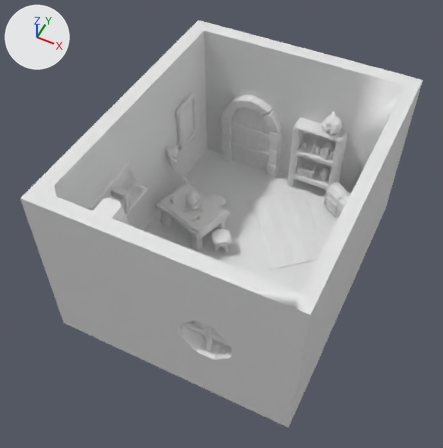
An edit to the FBX model Assets/_MyGame/Objects/SecondScene/witchhood.fbx, drawn before and after from the same camera.
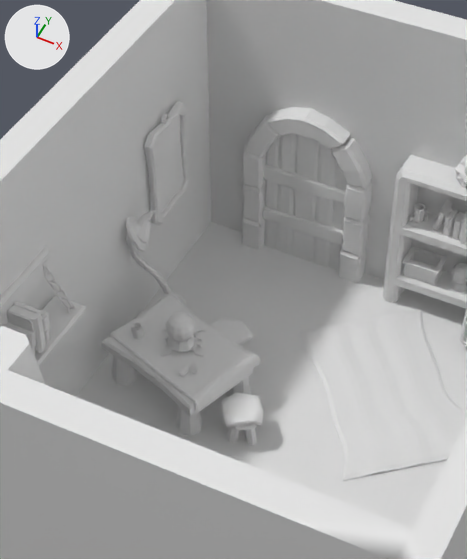
Old and new are each drawn whole from a camera (50 mm lens) standing at (1.68, -4.42, 6.3) and looking at (-0.52, -0.01, 0.79) and again close up on the part from 24% to 74% of the width and 10% to 68% of the height. The axes (+X, +Y, +Z) are drawn at upper left. The lights are the same throughout. Where no turn or scale is listed for an object, it has been applied to the vertices.
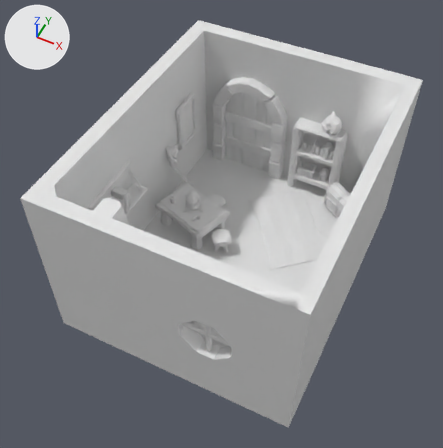
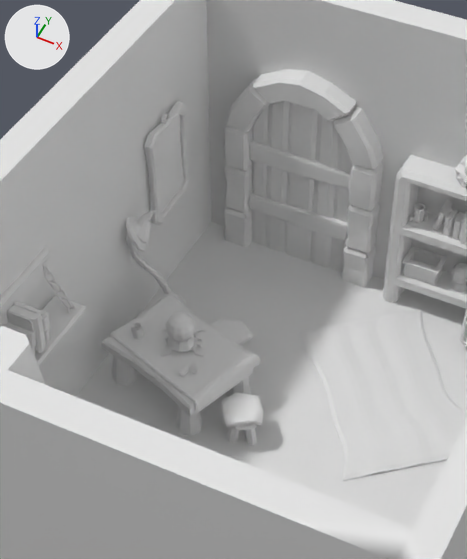
Where the newer file only moved an object's origin or applied its transform, the numbers keep the older frame.

Where the change shows, as pixel boxes [x1, y1, x2, y2] in the close-ups (467 x 559 px):
'Cube.048', moved, rescaled (22% wider, 23% taller): before [267, 107, 351, 150]; after [253, 69, 356, 122]
'Cube.003', moved, rescaled (21% wider, 24% taller): before [292, 134, 319, 262]; after [285, 102, 318, 261]
'Cube.007', moved, rescaled (19% wider, 24% taller): before [276, 133, 296, 255]; after [266, 101, 290, 252]
'Cube.004', moved, rescaled (20% wider, 24% taller): before [312, 143, 336, 267]; after [310, 113, 339, 267]
'Cube.046', moved, rescaled (24% wider, 23% taller): before [332, 137, 372, 188]; after [333, 107, 383, 170]
'Cube.037', moved, rescaled: before [264, 137, 279, 249]; after [252, 106, 268, 246]
'Cube.044', moved, rescaled (23% wider, 20% taller): before [263, 206, 343, 246]; after [249, 193, 348, 241]
'Cube.047', moved, rescaled (19% wider, 25% taller): before [244, 114, 280, 157]; after [226, 78, 269, 132]
'Cube.018', moved, rescaled (21% wider, 25% taller): before [344, 182, 372, 221]; after [349, 162, 383, 211]
'Cube.016', moved, rescaled (20% wider, 24% taller): before [242, 182, 266, 223]; after [224, 163, 253, 214]
'Cube.045', moved, rescaled (23% wider, 21% taller): before [242, 151, 267, 189]; after [223, 125, 254, 171]
'Cube.017', moved, rescaled (20% wider, 24% taller): before [341, 215, 370, 256]; after [345, 203, 380, 254]
'Cube.015', moved, rescaled (21% wider, 24% taller): before [242, 218, 265, 250]; after [224, 207, 252, 247]
'Cube.014', moved, rescaled (21% wider, 20% taller): before [338, 249, 366, 283]; after [341, 246, 375, 287]

The change in detail:
Object 'Cube.014' (ob_cube_014) moves from (-0.6, 1.83, 0.142) to (-0.556, 1.831, 0.167).
Object 'Cube.014' (ob_cube_014) is rescaled from (0.0769, 0.0769, 0.107) to (0.0936, 0.0936, 0.131).
Object 'Cube.044' (ob_cube_044) moves from (-0.97, 1.803, 0.352) to (-1.006, 1.799, 0.423).
Object 'Cube.044' (ob_cube_044) is rescaled from (-0.0582, -0.0184, -0.218) to (-0.0708, -0.0224, -0.266).
Object 'Cube.047' (ob_cube_047) moves from (-1.284, 1.828, 0.989) to (-1.387, 1.829, 1.198).
Object 'Cube.047' (ob_cube_047) is rescaled from (-0.374, -0.374, -0.374) to (-0.455, -0.455, -0.455).
Object 'Cube.018' (ob_cube_018) moves from (-0.599, 1.828, 0.711) to (-0.554, 1.829, 0.86).
Object 'Cube.018' (ob_cube_018) is rescaled from (0.374, 0.374, 0.374) to (0.455, 0.455, 0.455).
Object 'Cube.004' (ob_cube_004) moves from (-0.813, 1.83, 0.708) to (-0.815, 1.831, 0.856).
Object 'Cube.004' (ob_cube_004) is rescaled from (0.0785, 0.0248, 0.41) to (0.0955, 0.0302, 0.499).
Object 'Cube.007' (ob_cube_007) moves from (-1.127, 1.83, 0.708) to (-1.197, 1.831, 0.856).
Object 'Cube.007' (ob_cube_007) is rescaled from (-0.0785, -0.0248, -0.41) to (-0.0955, -0.0302, -0.499).
Object 'Cube.048' (ob_cube_048) moves from (-0.971, 1.829, 1.198) to (-1.007, 1.83, 1.452).
Object 'Cube.048' (ob_cube_048) is rescaled from (0.374, 0.374, 0.374) to (0.455, 0.455, 0.455).
Object 'Cube.003' (ob_cube_003) moves from (-0.971, 1.83, 0.708) to (-1.006, 1.831, 0.856).
Object 'Cube.003' (ob_cube_003) is rescaled from (0.0785, 0.0248, 0.41) to (0.0955, 0.0302, 0.499).
Object 'Cube.037' (ob_cube_037) moves from (-1.233, 1.83, 0.708) to (-1.326, 1.831, 0.856).
Object 'Cube.037' (ob_cube_037) is rescaled from (-0.0616, -0.0195, -0.322) to (-0.075, -0.0237, -0.392).
Object 'Cube.046' (ob_cube_046) moves from (-0.653, 1.828, 0.994) to (-0.619, 1.829, 1.205).
Object 'Cube.046' (ob_cube_046) is rescaled from (0.374, 0.374, 0.374) to (0.455, 0.455, 0.455).
Object 'Cube.045' (ob_cube_045) moves from (-1.342, 1.828, 0.711) to (-1.459, 1.829, 0.86).
Object 'Cube.045' (ob_cube_045) is rescaled from (0.374, 0.374, 0.374) to (0.455, 0.455, 0.455).
Object 'Cube.016' (ob_cube_016) moves from (-1.341, 1.83, 0.421) to (-1.458, 1.831, 0.507).
Object 'Cube.016' (ob_cube_016) is rescaled from (0.0744, 0.0696, 0.123) to (0.0906, 0.0847, 0.15).
Object 'Cube.017' (ob_cube_017) moves from (-0.596, 1.83, 0.421) to (-0.551, 1.831, 0.507).
Object 'Cube.017' (ob_cube_017) is rescaled from (-0.0744, -0.0696, -0.123) to (-0.0906, -0.0847, -0.15).
Object 'Cube.015' (ob_cube_015) moves from (-1.341, 1.83, 0.142) to (-1.458, 1.831, 0.167).
Object 'Cube.015' (ob_cube_015) is rescaled from (0.0769, 0.0769, 0.107) to (0.0936, 0.0936, 0.131).
